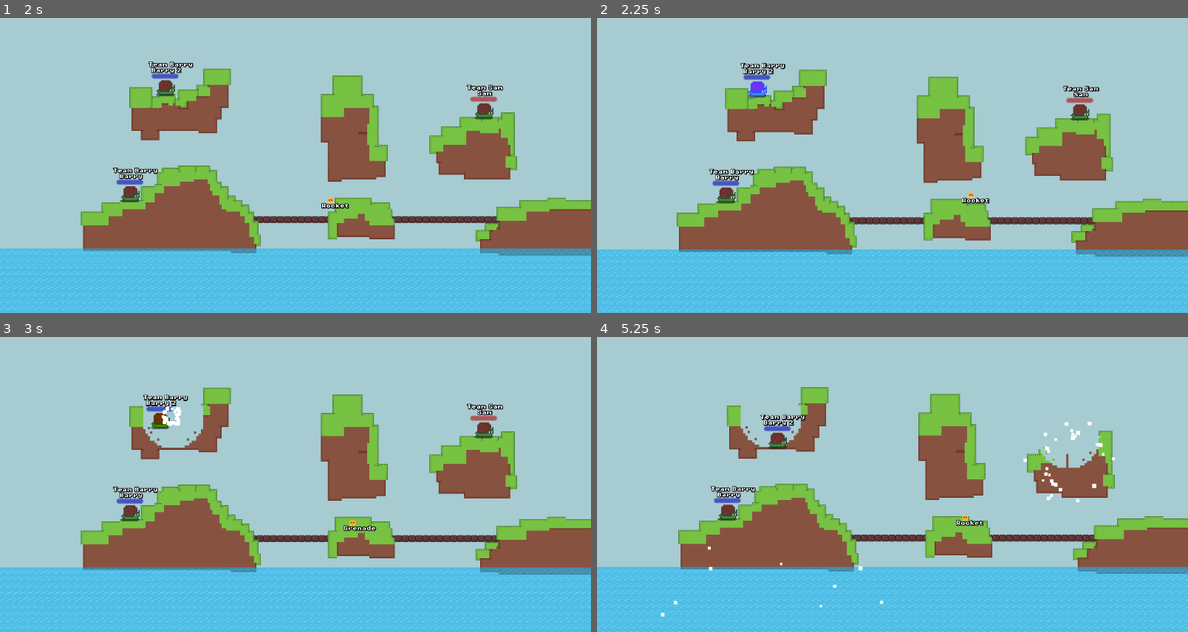
Above: before the commit, frames 1-4 (two rows, left to right).
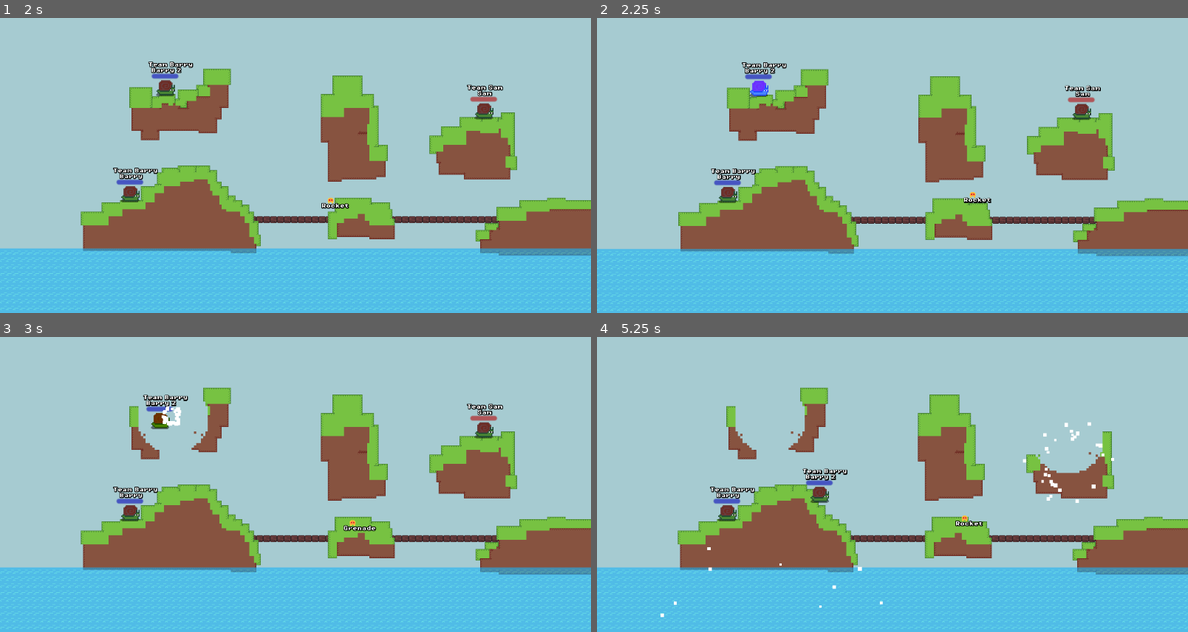
Above: after the commit, the same moments.

Repository: codingbanana21/Snail-Wars
Game: Godot game, scene res://scenes/game.tscn
Two runs of this game, one before a commit and one after it. Both use one fixed random seed, a clock stepped at 60 frames per second and the inputs below.
Inputs (mouse positions are in pixels of both pictures, inside the frame that each line leads up to):
- Up to frame 1 (2 s): tap Enter (skip) at 0.5 s; move the mouse to (325, 165) at 0.52 s; press the mouse at (325, 165) at 0.53 s; hold D (right) from 0.53 s (still down); tap W (jump) at 0.77, 1.52 s; tap Space at 1.25 s; move the mouse to (265, 165) at 1.27 s; release the mouse at (265, 165) at 1.28 s; click (265, 165) at 1.35 s
- Up to frame 2 (2.25 s): tap Enter (skip) at 2 s; move the mouse to (904, 159) at 2.02 s; release D (right) at 2.03 s; press the mouse at (904, 159) at 2.03 s; hold A (left) from 2.03 s (still down); tap Mouse wheel down (last_weapon) at 2.1 s
- Up to frame 3 (3 s): tap Space at 2.75 s; move the mouse to (289, 490) at 2.77 s; release A (left) at 2.78 s; release the mouse at (289, 490) at 2.78 s; hold D (right) from 2.78 s (still down); tap Mouse wheel up (next_weapon) at 2.85 s
- Up to frame 4 (5.25 s): tap W (jump) at 3.02, 3.77, 4.52 s; click (886, 490) at 3.05 s; move the mouse to (933, 487) at 3.52 s; press the mouse at (933, 487) at 3.53 s; move the mouse to (845, 481) at 4.27 s; release D (right) at 4.28 s; release the mouse at (845, 481) at 4.28 s; hold A (left) 4.28-5.03 s; click (845, 481) at 4.35 s; move the mouse to (898, 484) at 5.02 s; press the mouse at (898, 484) at 5.03 s; hold D (right) from 5.03 s (still down); tap Mouse wheel down (last_weapon) at 5.1 s

Frame 1 is identical in both runs. In frame 2, 6.2% of the frame differs, in the area x 0-100%, y 15-100%; in frame 3, 0.4%; in frame 4, 6.1%.

Commit message:
Added projectile images

Diff:
--- a/projectiles/bomb.tscn
+++ b/projectiles/bomb.tscn
@@ -1,16 +1,19 @@
 [gd_scene format=3 uid="uid://bvbphsbp6p3fw"]
 
 [ext_resource type="PackedScene" uid="uid://cubfm8w8o5obj" path="res://projectiles/projectile.tscn" id="1_8u238"]
+[ext_resource type="Texture2D" uid="uid://cdi5eipdsfw53" path="res://assets/images/bomb.png" id="2_3xfjl"]
 
-[sub_resource type="CircleShape2D" id="CircleShape2D_8u238"]
-radius = 134.13426
+[sub_resource type="CircleShape2D" id="CircleShape2D_dlca0"]
 
 [node name="Bomb" unique_id=791496552 instance=ExtResource("1_8u238")]
-speed = 85.0
-damage = 60
-knockback = 1000
+speed = 90.0
+projectile_gravity = 700.0
+damage = 65
 explosion_time = 1.0
 explosion_size = 22
 
-[node name="CollisionShape2D" parent="HurtBox" parent_id_path=PackedInt32Array(410086607) index="0" unique_id=1738411112]
-shape = SubResource("CircleShape2D_8u238")
+[node name="Image" parent="." index="0" unique_id=2045045234]
+texture = ExtResource("2_3xfjl")
+
+[node name="CollisionShape2D" parent="DetectBox" parent_id_path=PackedInt32Array(289666369) index="0" unique_id=1905896826]
+shape = SubResource("CircleShape2D_dlca0")
--- a/projectiles/drill.tscn
+++ b/projectiles/drill.tscn
@@ -1,18 +1,16 @@
 [gd_scene format=3 uid="uid://dmylfcwm5pafg"]
 
 [ext_resource type="PackedScene" uid="uid://cubfm8w8o5obj" path="res://projectiles/projectile.tscn" id="1_d7knd"]
-
-[sub_resource type="CircleShape2D" id="CircleShape2D_yss3y"]
-radius = 20.024984
+[ext_resource type="Texture2D" uid="uid://x4hcewvk3glh" path="res://assets/images/drill.png" id="2_tpgjy"]
 
 [node name="Drill" unique_id=152536886 instance=ExtResource("1_d7knd")]
 speed = 50.0
 projectile_gravity = 400.0
-damage = 40
-knockback = 700
+damage = 30
+knockback = 800
 explosion_size = 6
 explosion_accuracy = 6.0
 projectile_hp = 10
 
-[node name="CollisionShape2D" parent="HurtBox" parent_id_path=PackedInt32Array(410086607) index="0" unique_id=1738411112]
-shape = SubResource("CircleShape2D_yss3y")
+[node name="Image" parent="." index="0" unique_id=2045045234]
+texture = ExtResource("2_tpgjy")
--- a/projectiles/grenade.tscn
+++ b/projectiles/grenade.tscn
@@ -1,18 +1,22 @@
 [gd_scene format=3 uid="uid://np7k70guap8o"]
 
 [ext_resource type="PackedScene" uid="uid://cubfm8w8o5obj" path="res://projectiles/projectile.tscn" id="1_yss3y"]
+[ext_resource type="Texture2D" uid="uid://qlt5j1ltdxr2" path="res://assets/images/grenade.png" id="2_5t3jc"]
 
 [sub_resource type="CircleShape2D" id="CircleShape2D_qhqgy"]
-radius = 9.0
+radius = 6.0
 
 [node name="Grenade" unique_id=791496552 instance=ExtResource("1_yss3y")]
 projectile_gravity = 500.0
-damage = 40
-knockback = 900
-explosion_size = 16
+damage = 50
+knockback = 800
+explosion_size = 18
 explosion_accuracy = 16.0
 
-[node name="CollisionShape2D" parent="." index="0" unique_id=679883136]
+[node name="Image" parent="." index="0" unique_id=2045045234]
+texture = ExtResource("2_5t3jc")
+
+[node name="CollisionShape2D" parent="." index="1" unique_id=679883136]
 shape = SubResource("CircleShape2D_qhqgy")
 
 [node name="CollisionShape2D" parent="DetectBox" parent_id_path=PackedInt32Array(289666369) index="0" unique_id=1905896826]
--- a/projectiles/projectile.tscn
+++ b/projectiles/projectile.tscn
@@ -4,30 +4,31 @@
 [ext_resource type="Texture2D" uid="uid://b3h4dly8ovb37" path="res://assets/images/rocket.png" id="2_ighsu"]
 
 [sub_resource type="RectangleShape2D" id="RectangleShape2D_7nr1q"]
-size = Vector2(13, 7)
+size = Vector2(15, 9)
 
 [sub_resource type="CircleShape2D" id="CircleShape2D_y514s"]
-radius = 64.0
+radius = 4.0
 
 [node name="Projectile" type="CharacterBody2D" unique_id=791496552]
 collision_layer = 0
 collision_mask = 2
 script = ExtResource("1_q3m7n")
 
-[node name="CollisionShape2D" type="CollisionShape2D" parent="." unique_id=679883136]
-
 [node name="Image" type="Sprite2D" parent="." unique_id=2045045234]
 texture = ExtResource("2_ighsu")
+
+[node name="CollisionShape2D" type="CollisionShape2D" parent="." unique_id=679883136]
 
 [node name="DetectBox" type="Area2D" parent="." unique_id=289666369]
 
 [node name="CollisionShape2D" type="CollisionShape2D" parent="DetectBox" unique_id=1905896826]
-position = Vector2(0.5, -0.5)
+position = Vector2(1.5, -0.5)
 shape = SubResource("RectangleShape2D_7nr1q")
 
 [node name="HurtBox" type="Area2D" parent="." unique_id=410086607]
 
 [node name="CollisionShape2D" type="CollisionShape2D" parent="HurtBox" unique_id=1738411112]
+position = Vector2(1, 1)
 shape = SubResource("CircleShape2D_y514s")
 debug_color = Color(0.99692196, 0, 0.18626031, 0.41960785)
 
--- a/scripts/projectile.gd
+++ b/scripts/projectile.gd
@@ -7,11 +7,11 @@
 
 @export var speed: float = 70.0
 @export var projectile_gravity: float = 600.0
-@export var damage: int = 50
-@export var knockback: int = 800
+@export var damage: int = 55
+@export var knockback: int = 1000
 @export var explosion_time: float = 3.0
-@export var explosion_size: int = 14
-@export var explosion_accuracy: float = 14
+@export var explosion_size: int = 16
+@export var explosion_accuracy: float = 18
 @export var projectile_hp: int = 1
 
 
@@ -19,6 +19,7 @@
 	global_position += transform.x * 20
 	velocity += transform.x * speed
 	explosion_timer.start(explosion_time)
+	hurt_box.scale *= explosion_size
 
 
 func _physics_process(delta: float) -> void:
@@ -57,7 +58,7 @@
 				body.damage(hit_power * damage)
 				body.velocity = -transform.x * hit_power * knockback
 			else:
-				body.damage(hit_power * damage / 2.0)
+				body.damage(hit_power * damage / 4.0)
 
 
 func _on_explosion_timer_timeout() -> void:
Binary file added: assets/images/bomb.png
Not shown, added: assets/images/bomb.png.import
Binary file added: assets/images/drill.png
Not shown, added: assets/images/drill.png.import
Binary file added: assets/images/grenade.png
Not shown, added: assets/images/grenade.png.import
Binary file changed: assets/images/rocket.png
